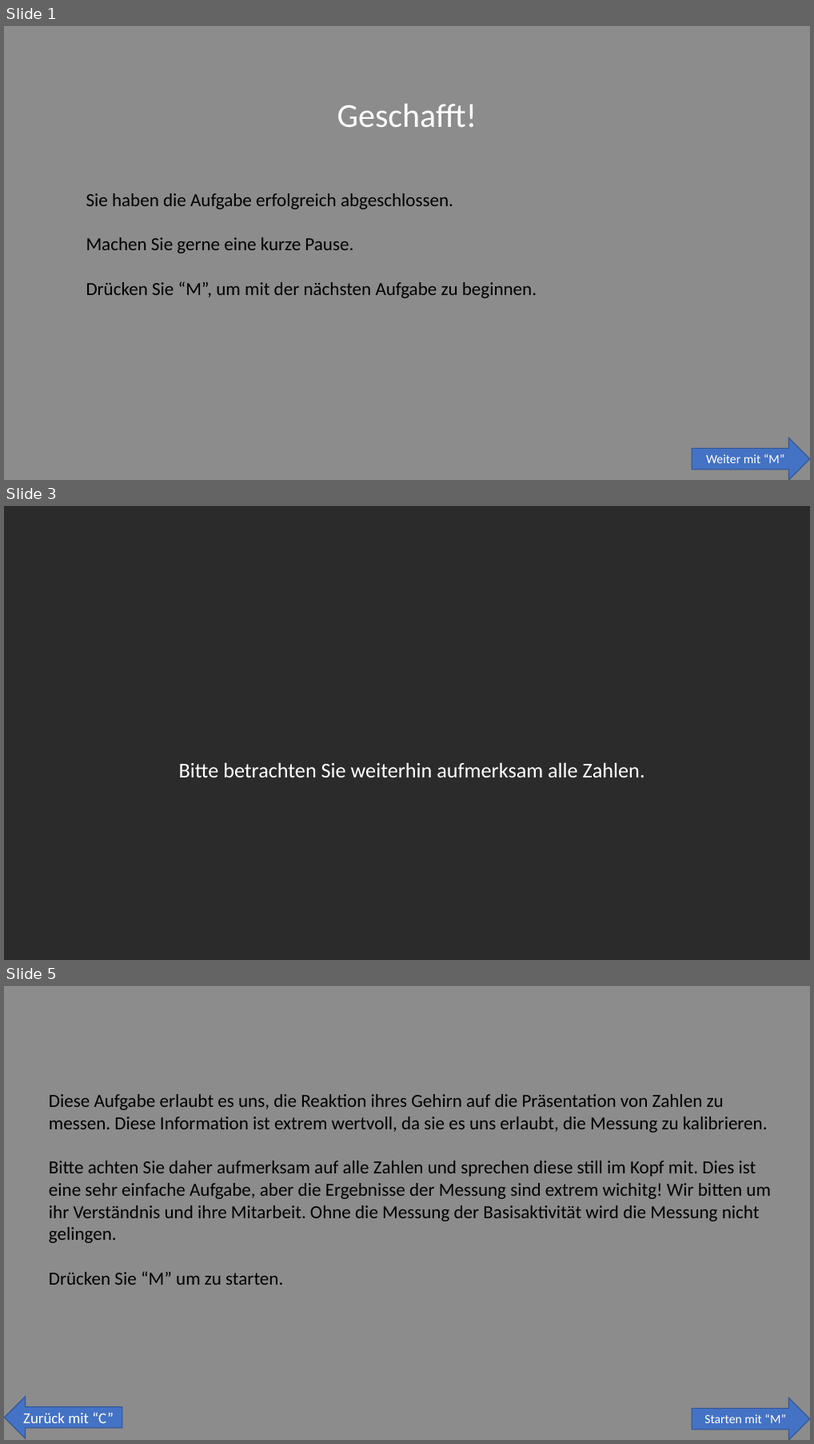
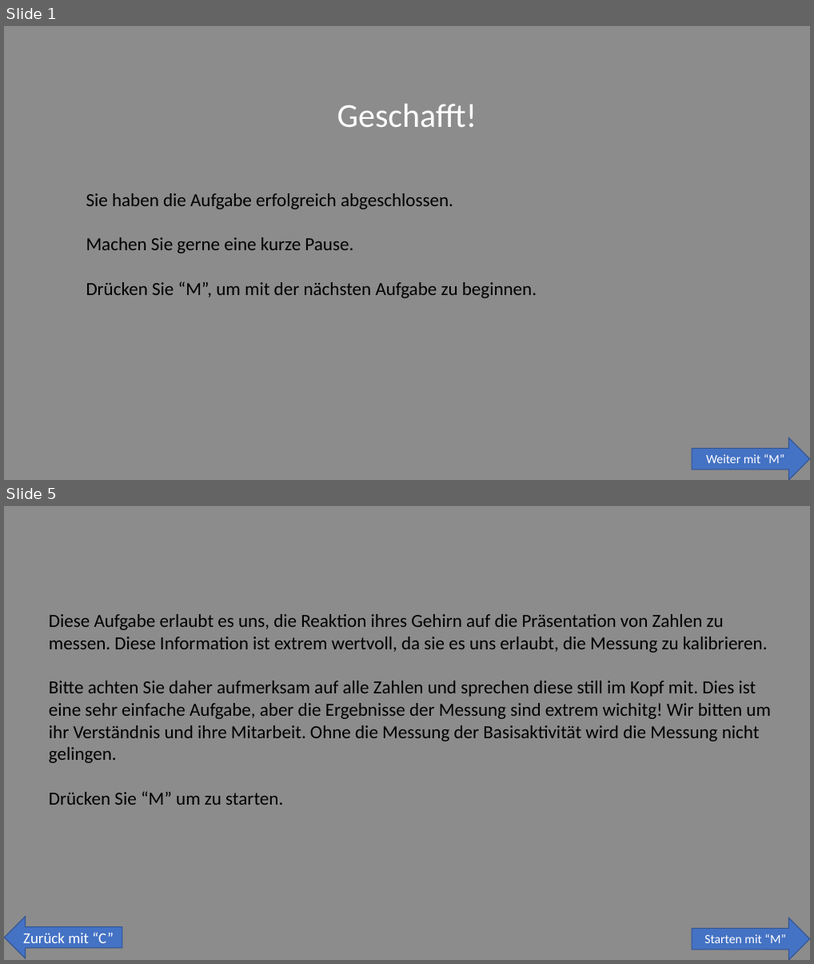
Before and after one commit to SLesche/oddball-task, a slide deck: instructions/instruction_slides.pptx. Shown one above the other, each under a label of ours: slides 1, 3 and 5 before the commit, slides 1 and 5 after it; the slides between them are not shown. The pictures are 814x1444 and 814x964 pixels, drawn with LibreOffice and Linux fonts; fonts in the diff are those of the drawing; background and template pictures are left out; a plain dark background stands for a picture behind light text. Boxes give left, top, right and bottom in pixels: in the first picture for what was removed or moved away, otherwise in the second. Text is boxed around its words. In the diff, an @@ line names an element or a change of style, - is before the commit and + after.

```diff
--- a/instructions/instruction_slides.pptx
+++ b/instructions/instruction_slides.pptx
@@ slide 3 removed at <box>4,506,810,960</box>, background picture (left out) @@
@@ text removed at <box>179,762,646,777</box> @@
-Bitte betrachten Sie weiterhin aufmerksam alle Zahlen.
```
Also in this commit, not shown: 1 slide changed, 2 slides added, 1 other slide removed, 11 other files.
